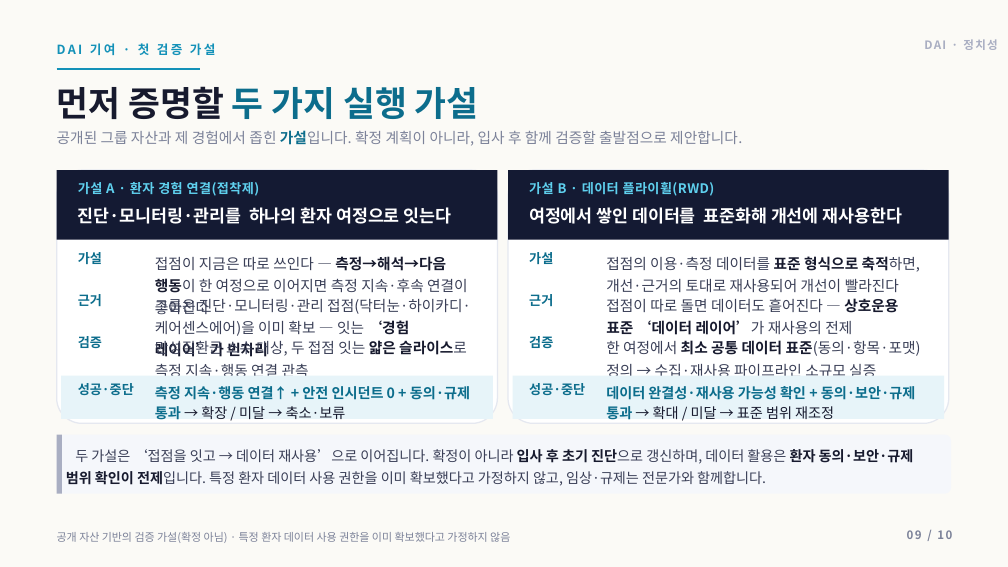
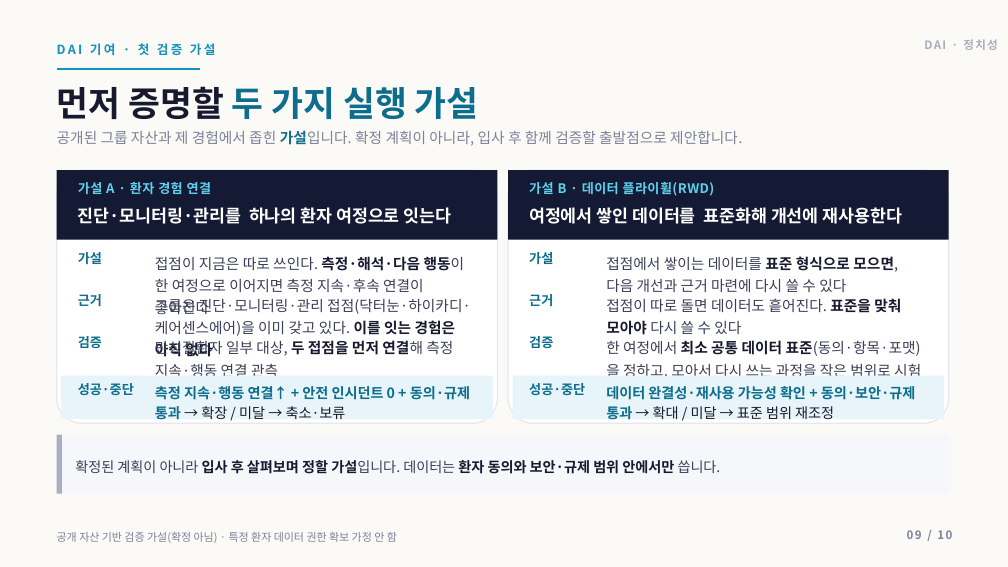
Before and after one commit to insightjung27/dai-healthcare-pt-deck-2, a slide deck: slide 9 of 정치성_DAI_AI헬스케어플랫폼팀장_면접PT.pptx. Drawn at 1008x567 pixels with LibreOffice and Linux fonts; fonts in the diff are those of the drawing. Boxes give left, top, right and bottom in pixels: in the first picture for what was removed or moved away, otherwise in the second. Text is boxed around its words. In the diff, an @@ line names an element or a change of style, - is before the commit and + after.

```diff
--- a/정치성_DAI_AI헬스케어플랫폼팀장_면접PT.pptx
+++ b/정치성_DAI_AI헬스케어플랫폼팀장_면접PT.pptx
@@ text at bbox=[78, 182, 212, 194]: text changed @@
-가설 A · 환자 경험 연결(접착제)
+가설 A · 환자 경험 연결
@@ text at bbox=[155, 256, 465, 292]: text changed @@
-접점이 지금은 따로 쓰인다 — 측정→해석→다음 행동이 한 여정으로 이어지면 측정 지속·후속 연결이 좋아진다
+접점이 지금은 따로 쓰인다. 측정·해석·다음 행동이 한 여정으로 이어지면 측정 지속·후속 연결이 좋아진다
@@ text at bbox=[606, 256, 898, 292]: text changed @@
-접점의 이용·측정 데이터를 표준 형식으로 축적하면, 개선·근거의 토대로 재사용되어 개선이 빨라진다
+접점에서 쌓이는 데이터를 표준 형식으로 모으면, 다음 개선과 근거 마련에 다시 쓸 수 있다
@@ text at bbox=[155, 299, 471, 336]: text changed @@
-그룹은 진단·모니터링·관리 접점(닥터눈·하이카디·케어센스에어)을 이미 확보 — 잇는 ‘경험 레이어’가 빈자리
+그룹은 진단·모니터링·관리 접점(닥터눈·하이카디·케어센스에어)을 이미 갖고 있다. 이를 잇는 경험은 아직 없다
@@ text at bbox=[606, 298, 901, 335]: text changed @@
-접점이 따로 돌면 데이터도 흩어진다 — 상호운용 표준 ‘데이터 레이어’가 재사용의 전제
+접점이 따로 돌면 데이터도 흩어진다. 표준을 맞춰 모아야 다시 쓸 수 있다
@@ text at bbox=[155, 340, 453, 376]: text changed @@
-만성질환군 소수 대상, 두 접점 잇는 얇은 슬라이스로 측정 지속·행동 연결 관측
+만성질환자 일부 대상, 두 접점을 먼저 연결해 측정 지속·행동 연결 관측
@@ text at bbox=[606, 340, 921, 376]: text changed @@
-한 여정에서 최소 공통 데이터 표준(동의·항목·포맷) 정의 → 수집·재사용 파이프라인 소규모 실증
+한 여정에서 최소 공통 데이터 표준(동의·항목·포맷)을 정하고, 모아서 다시 쓰는 과정을 작은 범위로 시험
@@ text at bbox=[75, 460, 721, 474]: text changed; text colour #3A3F57 to #171A2E; bold on @@
-두 가설은 ‘접점을 잇고 → 데이터 재사용’으로 이어집니다. 확정이 아니라 입사 후 초기 진단으로 갱신하며, 데이터 활용은 환자 동의·보안·규제 범위 확인이 전제입니다. 특정 환자 데이터 사용 권한을 이미 확보했다고 가정하지 않고, 임상·규제는 전문가와 함께합니다.
+확정된 계획이 아니라 입사 후 살펴보며 정할 가설입니다. 데이터는 환자 동의와 보안·규제 범위 안에서만 씁니다.
@@ text at bbox=[57, 532, 397, 543]: text changed @@
-공개 자산 기반의 검증 가설(확정 아님) · 특정 환자 데이터 사용 권한을 이미 확보했다고 가정하지 않음
+공개 자산 기반 검증 가설(확정 아님) · 특정 환자 데이터 권한 확보 가정 안 함
```
Also in this commit, not shown: 7 other slides changed, 3 other files.
